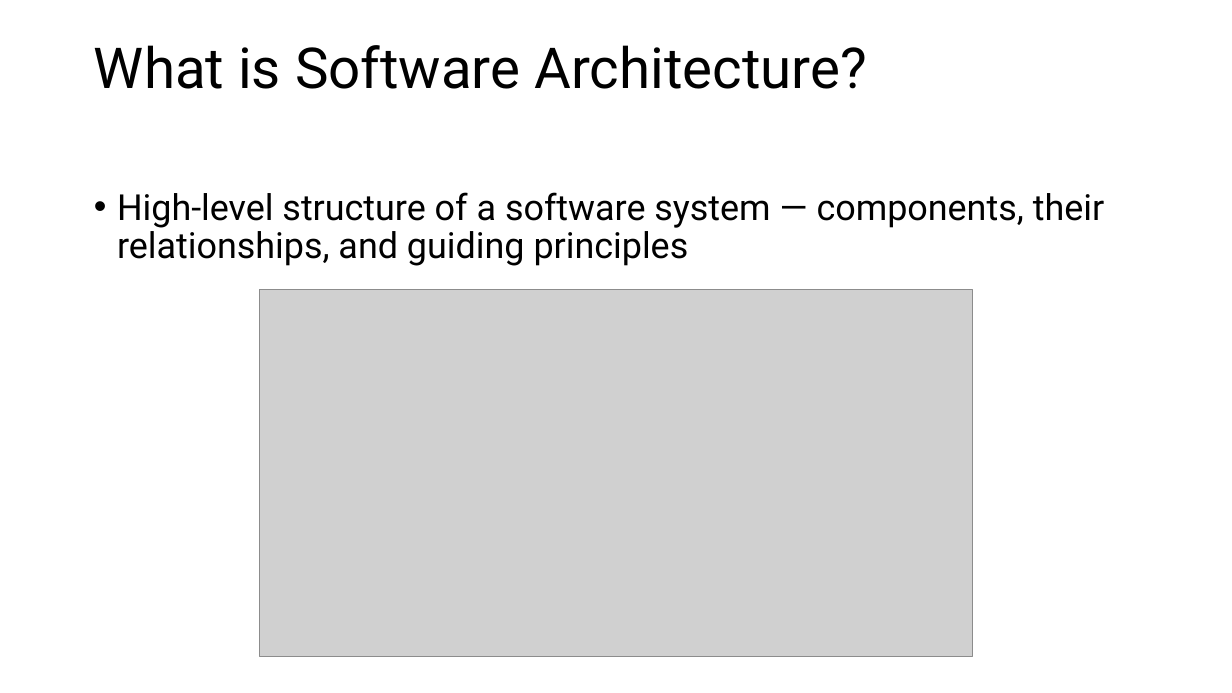
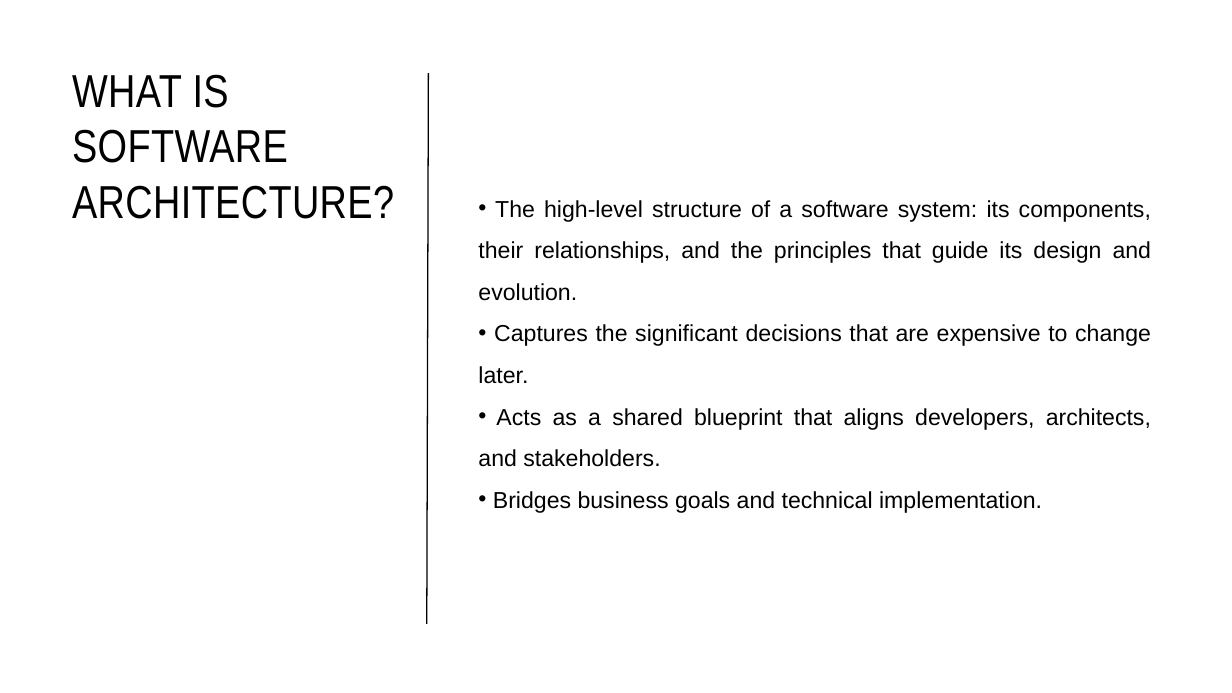
Before and after one commit to JonathanSolisP/design-course, a slide deck: slide 2 of Semana 6/Software Architecture.pptx. Drawn at 1232x693 pixels with LibreOffice and Linux fonts; fonts in the diff are those of the drawing; grey boxes stand for pictures. Boxes give left, top, right and bottom in pixels: in the first picture for what was removed or moved away, otherwise in the second. Text is boxed around its words. In the diff, an @@ line names an element or a change of style, - is before the commit and + after.

```diff
--- a/Semana 6/Software Architecture.pptx
+++ b/Semana 6/Software Architecture.pptx
@@ title "WHAT IS SOFTWARE ARCHITECTURE?" at (72,74,394,219): vertical alignment middle to top @@
@@ title at (72,74,394,219): text changed; size 44 to 36 pt; font Roboto to Arial Narrow @@
-What is Software Architecture?
+WHAT IS SOFTWARE ARCHITECTURE?
@@ line added from (427, 624) to (429, 73), #000000 1 pt @@
@@ text "The high-level structure of a ..." at (478,200,1152,513): vertical alignment top to middle @@
@@ text at (478,200,1152,513): text changed; size 28 to 18 pt; font Roboto to Arial @@
-• High‑level structure of a software system — components, their relationships, and guiding principles
+• The high-level structure of a software system: its components, their relationships, and the principles that guide its design and evolution.
+• Captures the significant decisions that are expensive to change later.
+• Acts as a shared blueprint that aligns developers, architects, and stakeholders.
+• Bridges business goals and technical implementation.
@@ picture removed at (260,289,972,656) @@
```
Also in this commit, not shown: 12 other slides changed, 7 slides added, 38 other files.
